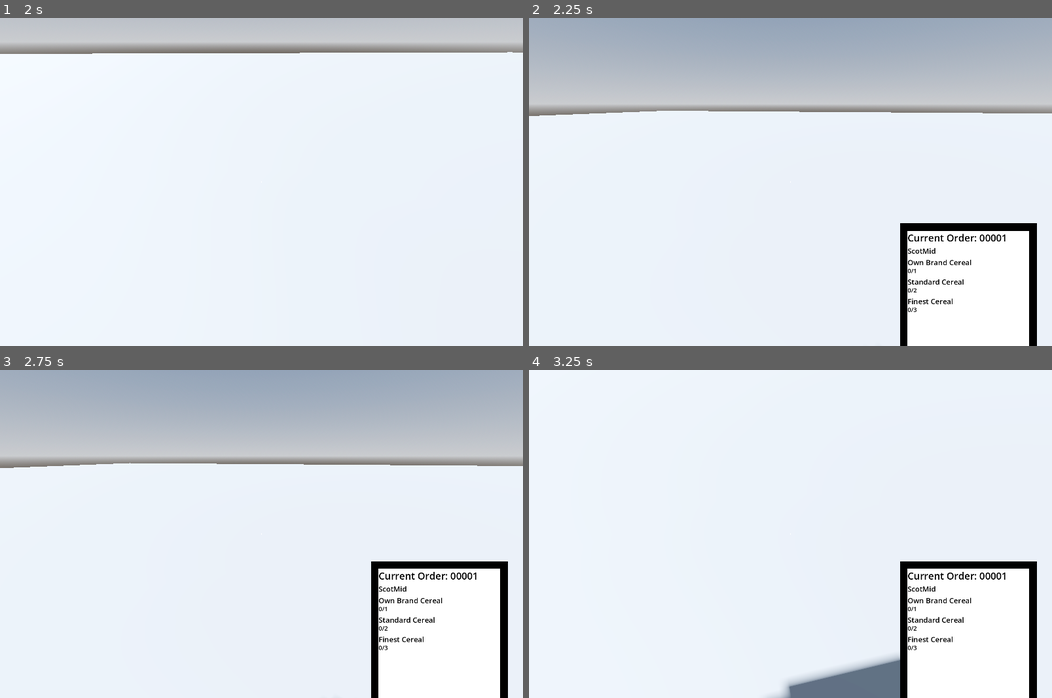
Above: before the commit, frames 1-4 (two rows, left to right).
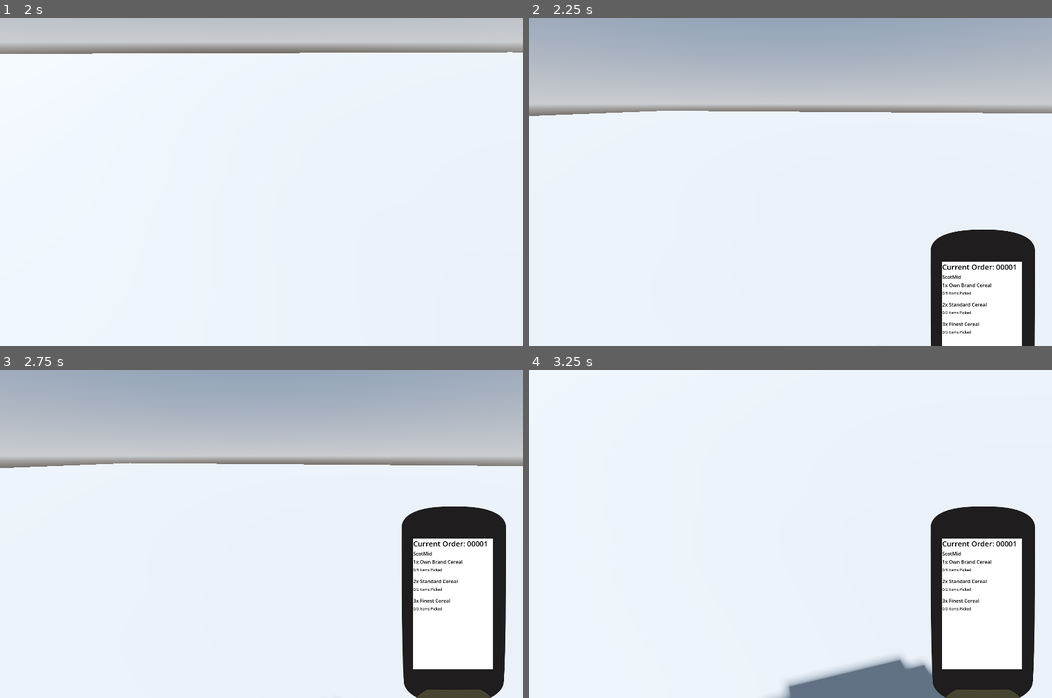
Above: after the commit, the same moments.

Repository: Allus-Interactive/speedy-shopper
Game: Godot game, scene res://game/world/shops/shop.tscn
The game is run twice, just before and just after one commit, with the same random seed, the same clock (stepped at 60 frames per second) and the same inputs.
Inputs (mouse positions are in pixels of both pictures, inside the frame that each line leads up to):
- Up to frame 1 (2 s): tap Enter at 0.5 s; move the mouse to (376, 165) at 0.52 s; hold D (product_rotate_right) 0.53-1.28 s; tap E (interact) at 0.6 s; click (376, 165) at 0.67 s; move the mouse to (235, 182) at 1.27 s; hold W (forwards) from 1.28 s (still down); tap R (replace) at 1.35 s
- Up to frame 2 (2.25 s): keep holding W (forwards); tap Space at 2 s; move the mouse to (800, 175) at 2.02 s; tap T (toggle_scanner) at 2.1 s
- Up to frame 3 (2.75 s): keep holding W (forwards)
- Up to frame 4 (3.25 s): keep holding W (forwards); move the mouse to (785, 540) at 2.77 s; tap E (interact) at 2.85 s; click (785, 540) at 2.92 s

Frame 1 is identical in both runs. In frame 2, 4.8% of the frame differs, in the area x 70-98%, y 62-100%; in frame 3, 7.2%; in frame 4, 7.8%, in the area x 70-98%, y 41-100%.

Commit message:
updated scanner UI

Diff:
--- a/godot-project/assets/themes/scanner.tres
+++ b/godot-project/assets/themes/scanner.tres
@@ -2,5 +2,5 @@
 
 [resource]
 Label/colors/font_color = Color(0, 0, 0, 1)
-Label/font_sizes/font_size = 24
+Label/font_sizes/font_size = 16
 Label/fonts/font = null
--- a/godot-project/game/player/player.tscn
+++ b/godot-project/game/player/player.tscn
@@ -87,5 +87,5 @@
 vertical_alignment = 1
 
 [node name="ScannerUI" parent="." unique_id=267252903 instance=ExtResource("2_b2mth")]
-offset = Vector2(1220, 0)
-transform = Transform2D(1, 0, 0, 1, 1220, 0)
+offset = Vector2(1320, 0)
+transform = Transform2D(1, 0, 0, 1, 1320, 0)
--- a/godot-project/game/ui/scanner/item_label/item_label.gd
+++ b/godot-project/game/ui/scanner/item_label/item_label.gd
@@ -10,8 +10,8 @@
 	pass
 
 func populate_data(product_name: String, required_qty: int, scanned_qty: int) -> void:
-	product_label.text = product_name
-	quantity_label.text = "%d/%d" % [scanned_qty, required_qty]
+	product_label.text = str(required_qty) + "x " + product_name
+	quantity_label.text = "%d/%d Items Picked" % [scanned_qty, required_qty]
 
 	if scanned_qty >= required_qty:
 		item_label.color = Color.GRAY
--- a/godot-project/game/ui/scanner/item_label/item_label.tscn
+++ b/godot-project/game/ui/scanner/item_label/item_label.tscn
@@ -4,23 +4,23 @@
 [ext_resource type="Script" uid="uid://dqite86dhjx0" path="res://game/ui/scanner/item_label/item_label.gd" id="1_l0xvm"]
 
 [node name="ItemLabel" type="ColorRect" unique_id=1662033234]
-custom_minimum_size = Vector2(400, 60)
+custom_minimum_size = Vector2(262, 60)
 script = ExtResource("1_l0xvm")
 
 [node name="ProductLabel" type="Label" parent="." unique_id=1106363421]
-custom_minimum_size = Vector2(400, 40)
+custom_minimum_size = Vector2(262, 40)
 layout_mode = 0
 offset_right = 40.0
 offset_bottom = 23.0
 theme = ExtResource("1_0dti8")
-text = "Skimmed Milk"
+text = "2x Skimmed Milk"
 
 [node name="QuantityLabel" type="Label" parent="." unique_id=1619794723]
-custom_minimum_size = Vector2(400, 20)
+custom_minimum_size = Vector2(262, 20)
 layout_mode = 0
 offset_top = 30.0
-offset_right = 400.0
-offset_bottom = 60.0
+offset_right = 262.0
+offset_bottom = 50.0
 theme = ExtResource("1_0dti8")
-theme_override_font_sizes/font_size = 20
-text = "1/2"
+theme_override_font_sizes/font_size = 12
+text = "1/2 Items Picked"
--- a/godot-project/game/ui/scanner/scanner_ui.gd
+++ b/godot-project/game/ui/scanner/scanner_ui.gd
@@ -3,10 +3,10 @@
 class_name ScannerUI
 
 @export var closed_y: float = 1080.0
-@export var open_y: float = 630.0
-@export var slide_duration: float = 0.25
+@export var open_y: float = 450.0
+@export var slide_duration: float = 0.5
 
-@onready var scanner_container: ColorRect = $ScannerContainer
+@onready var scanner_container: TextureRect = $ScannerContainer
 @onready var title_label: Label = $ScannerContainer/Screen/MarginContainer/VBoxContainer/TitleLabel
 @onready var shop_label: Label = $ScannerContainer/Screen/MarginContainer/VBoxContainer/ShopLabel
 @onready var items_list: VBoxContainer = $ScannerContainer/Screen/MarginContainer/VBoxContainer/ScrollContainer/ItemsList
--- a/godot-project/game/ui/scanner/scanner_ui.tscn
+++ b/godot-project/game/ui/scanner/scanner_ui.tscn
@@ -2,33 +2,33 @@
 
 [ext_resource type="Theme" uid="uid://ch0elgt0g6a0j" path="res://assets/themes/scanner.tres" id="1_6jepp"]
 [ext_resource type="Script" uid="uid://bqsvxyw8n6xnq" path="res://game/ui/scanner/scanner_ui.gd" id="1_cor6b"]
+[ext_resource type="Texture2D" uid="uid://b78oy0ko31u6l" path="res://assets/ui/scanner/scanner_ui.png" id="2_pq742"]
 
 [node name="ScannerUI" type="CanvasLayer" unique_id=267252903]
 script = ExtResource("1_cor6b")
 
-[node name="ScannerContainer" type="ColorRect" parent="." unique_id=1870317863]
-custom_minimum_size = Vector2(450, 650)
-offset_right = 450.0
+[node name="ScannerContainer" type="TextureRect" parent="." unique_id=469263865]
+offset_right = 345.0
 offset_bottom = 650.0
-color = Color(0, 0, 0, 1)
+texture = ExtResource("2_pq742")
 
 [node name="Screen" type="ColorRect" parent="ScannerContainer" unique_id=863298307]
-custom_minimum_size = Vector2(400, 600)
+custom_minimum_size = Vector2(262, 430)
 layout_mode = 1
 anchors_preset = 8
 anchor_left = 0.5
 anchor_top = 0.5
 anchor_right = 0.5
 anchor_bottom = 0.5
-offset_left = -200.0
-offset_top = -300.0
-offset_right = 200.0
-offset_bottom = 300.0
+offset_left = -133.5
+offset_top = -220.0
+offset_right = 128.5
+offset_bottom = 210.0
 grow_horizontal = 2
 grow_vertical = 2
 
 [node name="MarginContainer" type="MarginContainer" parent="ScannerContainer/Screen" unique_id=1271660774]
-custom_minimum_size = Vector2(400, 600)
+custom_minimum_size = Vector2(262, 430)
 layout_mode = 1
 anchors_preset = 8
 anchor_left = 0.5
@@ -48,18 +48,24 @@
 [node name="TitleLabel" type="Label" parent="ScannerContainer/Screen/MarginContainer/VBoxContainer" unique_id=1794571013]
 layout_mode = 2
 theme = ExtResource("1_6jepp")
-theme_override_font_sizes/font_size = 32
+theme_override_font_sizes/font_size = 24
 text = "Current Order: 00001"
 
 [node name="ShopLabel" type="Label" parent="ScannerContainer/Screen/MarginContainer/VBoxContainer" unique_id=1676859107]
 layout_mode = 2
 theme = ExtResource("1_6jepp")
-theme_override_font_sizes/font_size = 24
 text = "Shop Name"
 
 [node name="ScrollContainer" type="ScrollContainer" parent="ScannerContainer/Screen/MarginContainer/VBoxContainer" unique_id=1416076793]
-custom_minimum_size = Vector2(0, 500)
+custom_minimum_size = Vector2(0, 365)
 layout_mode = 2
 
 [node name="ItemsList" type="VBoxContainer" parent="ScannerContainer/Screen/MarginContainer/VBoxContainer/ScrollContainer" unique_id=497716111]
 layout_mode = 2
+
+[node name="ColorRect" type="ColorRect" parent="." unique_id=1870317863]
+visible = false
+custom_minimum_size = Vector2(450, 650)
+offset_right = 450.0
+offset_bottom = 650.0
+color = Color(0, 0, 0, 1)
Binary file added: godot-project/assets/ui/scanner/scanner_ui.png
Not shown, added: godot-project/assets/ui/scanner/scanner_ui.png.import
